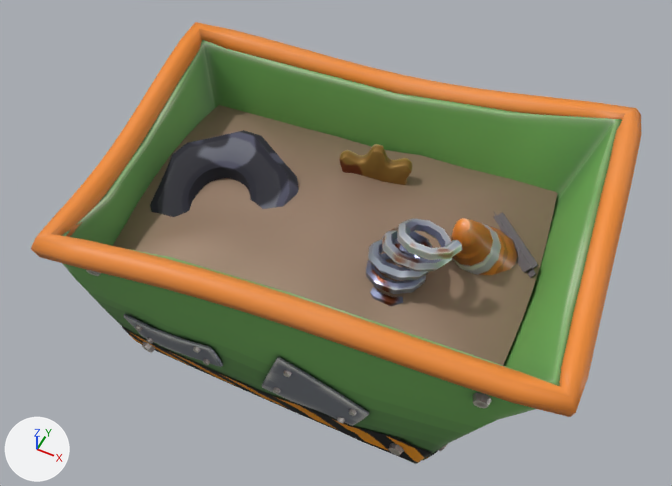
The FBX model art/models/StorageCrate/StorageCrate.fbx: old version first, new version second.
Both versions are drawn from a camera (50 mm lens) standing at (3.77, -7.04, 10.62) and looking at (0.33, -0.17, 2.03). Lighting does not change. The marker at lower left points along +X, +Y and +Z. The older version comes first. Where no turn or scale is listed for an object, it has been applied to the vertices. Vertices at exactly the same position are counted once.

The older version as bpy lines, for what is in view:
```python
me_body = bpy.data.meshes.new('Body')
me_body.from_pydata(...)  # 360 vertices, 346 faces; spans x -2.67..3.55, y -2.33..2.33, z 0.0..3.25
me_body.materials.append(mat_body)  # picture img_body_shaded_png
me_fill = bpy.data.meshes.new('Fill')
me_fill.from_pydata(...)  # 193 vertices, 192 faces; spans x -2.36..2.8, y -1.89..1.89, z 1.97..2.41
me_fill.materials.append(mat_scrap)  # brown #997f6b
me_spring_001 = bpy.data.meshes.new('Spring.001')
me_spring_001.from_pydata(...)  # 306 vertices, 300 faces; spans x -0.361..0.64, y -0.064..1.171, z -0.357..0.357
me_spring_001.materials.append(mat_spring)  # picture img_spring_shaded_png
me_tire_001 = bpy.data.meshes.new('Tire.001')
me_tire_001.from_pydata(...)  # 192 vertices, 192 faces; spans x -0.99..0.99, y -0.22..0.22, z -0.96..0.96
me_tire_001.materials.append(mat_tire)  # picture img_tire_shaded_png
ob_body = bpy.data.objects.new('Body', me_body)
ob_body.location = (0.0, 0.0, 0.0)
ob_fill = bpy.data.objects.new('Fill', me_fill)
ob_fill.location = (0.0, 0.0, 0.0)
ob_spring = bpy.data.objects.new('Spring', me_spring_001)
ob_spring.location = (1.2, -0.6, 2.0)
ob_spring.rotation_euler = (1.361, 0.14, 0.0)  # degrees (78, 8, 0)
ob_tire = bpy.data.objects.new('Tire', me_tire_001)
ob_tire.location = (-1.2, -0.3, 2.18)
ob_tire.rotation_euler = (2.007, -0.175, 0.4)  # degrees (115, -10, 23)
# also in view: 'Plates' at (0.16, -0.02, 1.38); 'Trim' at (0.45, 0.0, 2.99); 'Cone' at (2.08, 0.45, 2.29); 'Bolts' at (0.34, 0.01, 1.63); 'Cog' at (0.33, 0.89, 2.07)
```
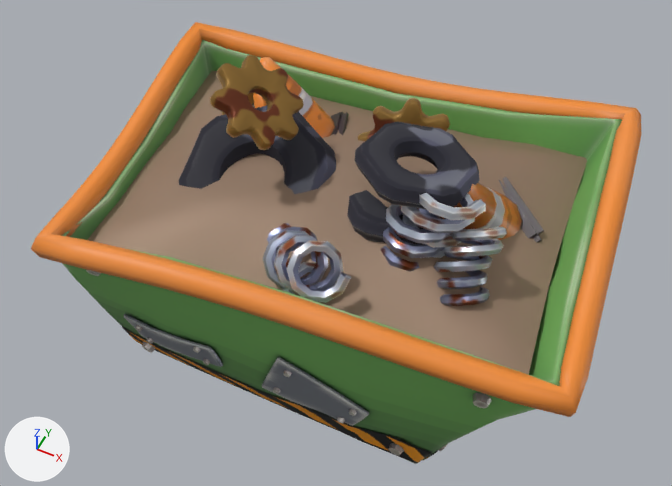
Not visible in the pictures: 'Fill_5_Cone4'.

The change, as a diff of the scene's bpy script:
```diff
--- a/art/models/StorageCrate/StorageCrate.fbx.py
+++ b/art/models/StorageCrate/StorageCrate.fbx.py
@@ me_spring_001 @@
 # used by ob_spring; location = (1.2, -0.6, 2.0); rotation_euler = (1.361, 0.14, 0.0), in degrees (78, 8, 0)
-me_spring_001.from_pydata(...)  # 306 vertices, 300 faces; spans x -0.361..0.64, y -0.064..1.171, z -0.357..0.357
+me_spring_001.from_pydata(...)  # 306 vertices, 300 faces; spans x -0.306..0.782, y -0.317..0.548, z -0.121..1.107
+# me_spring_001 part 1: the whole mesh is multiplied about the mesh origin by the matrix ((0.99, 0.136, 0.029), (0.0, 0.208, -0.978), (-0.139, 0.969, 0.206))
 me_spring_001.materials.append(mat_spring)
@@ me_tire_008 @@
+me_tire_008.from_pydata(...)  # 192 vertices, 192 faces; spans x -0.99..0.99, y -0.22..0.22, z -0.96..0.96
+me_tire_008.materials.append(mat_tire)  # picture img_tire_shaded_png
@@ ob_fill @@
-ob_fill = bpy.data.objects.new('Fill', me_fill)
@@ ob_tire @@
-ob_tire = bpy.data.objects.new('Tire', me_tire_001)
-ob_tire.location = (-1.2, -0.3, 2.18)
-ob_tire.rotation_euler = (2.007, -0.175, 0.4)  # degrees (115, -10, 23)
+ob_tire = bpy.data.objects.new('Tire', me_tire_008)
+ob_tire.location = (1.26, -0.05, 3.64)
+ob_tire.rotation_euler = (1.466, 0.14, 0.262)  # degrees (84, 8, 15)
+ob_tire.scale = (0.7, 0.7, 0.7)
@@ ob_fill_6_cog2 @@
+ob_fill_6_cog2 = bpy.data.objects.new('Fill_6_Cog2', me_cog_008)  # 638 vertices, 636 faces; spans x -0.667..0.524, y -0.194..0.543, z -0.666..0.534; in mat_cog (picture img_cog_shaded_png)
+ob_fill_6_cog2.location = (0.82, 0.76, 2.96)
@@ ob_fill_6_cone8 @@
+ob_fill_6_cone8 = bpy.data.objects.new('Fill_6_Cone8', me_cone_006)  # 93 vertices, 90 faces; spans x -0.784..0.513, y -0.624..0.62, z -0.285..1.083; in mat_cone (picture img_cone_shaded_png)
+ob_fill_6_cone8.location = (-0.43, 0.67, 2.61)
@@ ob_fill_5_spring6 @@
+ob_fill_5_spring6 = bpy.data.objects.new('Fill_5_Spring6', me_spring_005)  # 306 vertices, 300 faces; spans x -0.214..0.992, y -0.75..0.254, z -0.207..0.73; in mat_spring (picture img_spring_shaded_png)
+ob_fill_5_spring6.location = (0.04, -0.95, 2.2)
@@ ob_fill_6_cog11 @@
+ob_fill_6_cog11 = bpy.data.objects.new('Fill_6_Cog11', me_cog_007)  # 638 vertices, 636 faces; spans x -0.59..0.382, y -0.551..0.562, z -0.523..0.229; in mat_cog (picture img_cog_shaded_png)
+ob_fill_6_cog11.location = (-0.5, -0.24, 4.11)
@@ ob_fill_6_cone4 @@
+ob_fill_6_cone4 = bpy.data.objects.new('Fill_6_Cone4', me_cone_005)  # 93 vertices, 90 faces; spans x -0.649..0.617, y -0.635..0.533, z -0.314..1.155; in mat_cone (picture img_cone_shaded_png)
+ob_fill_6_cone4.location = (2.06, 0.5, 2.46)
@@ ob_fill_5_cone8 @@
+ob_fill_5_cone8 = bpy.data.objects.new('Fill_5_Cone8', me_cone_006.copy())
+ob_fill_5_cone8.location = (-0.5, 0.63, 2.13)
@@ ob_fill_6_cog5 @@
+ob_fill_6_cog5 = bpy.data.objects.new('Fill_6_Cog5', me_cog_009)  # 638 vertices, 636 faces; spans x -0.477..0.236, y -0.371..0.518, z -0.528..0.377; in mat_cog (picture img_cog_shaded_png)
+ob_fill_6_cog5.location = (-1.22, 0.84, 2.81)
@@ ob_fill_6_tire1 @@
+ob_fill_6_tire1 = bpy.data.objects.new('Fill_6_Tire1', me_tire_007)  # 192 vertices, 192 faces; spans x -0.93..0.93, y -0.88..0.88, z -0.55..0.55; in mat_tire (picture img_tire_shaded_png)
+ob_fill_6_tire1.location = (-0.65, -0.34, 2.86)
@@ ob_fill_5_cone4 @@
+ob_fill_5_cone4 = bpy.data.objects.new('Fill_5_Cone4', me_cone_005.copy())
+ob_fill_5_cone4.location = (1.86, 0.47, 2.08)
@@ ob_fill_6_spring9 @@
+ob_fill_6_spring9 = bpy.data.objects.new('Fill_6_Spring9', me_spring_008)  # 306 vertices, 300 faces; spans x -0.385..0.283, y -0.153..0.715, z -0.178..0.905; in mat_spring (picture img_spring_shaded_png)
+ob_fill_6_spring9.location = (2.17, -0.93, 2.63)
@@ ob_fill_6_tire7 @@
+ob_fill_6_tire7 = bpy.data.objects.new('Fill_6_Tire7', me_tire_009)  # 192 vertices, 192 faces; spans x -0.79..0.79, y -0.73..0.73, z -0.34..0.34; in mat_tire (picture img_tire_shaded_png)
+ob_fill_6_tire7.location = (1.16, 0.0, 2.84)
@@ ob_fill_6_spring3 @@
+ob_fill_6_spring3 = bpy.data.objects.new('Fill_6_Spring3', me_spring_006)  # 306 vertices, 300 faces; spans x -0.306..0.782, y -0.317..0.548, z -0.121..1.107; in mat_spring (picture img_spring_shaded_png)
+ob_fill_6_spring3.location = (1.38, -0.59, 2.7)
@@ ob_fill_5_spring3 @@
+ob_fill_5_spring3 = bpy.data.objects.new('Fill_5_Spring3', me_spring_006.copy())
+ob_fill_5_spring3.location = (1.22, -0.55, 2.16)
@@ ob_fill_6 @@
+ob_fill_6 = bpy.data.objects.new('Fill_6', me_fill_6)  # 193 vertices, 192 faces; spans x -2.42..3.15, y -2.07..2.07, z 2.55..3.09; in mat_scrap (brown #997f6b)
+ob_fill_6.location = (0.0, 0.0, 0.0)
```

Location of each change, [x1, y1, x2, y2] in pixels of the pictures (672 x 486 px; the box of a moved part takes in the faces that stretch with it):
'Fill_6', added (brown): after [88, 71, 587, 374]
'Fill', deleted (brown): before [113, 105, 557, 365]
'Tire', reshaped, moved, turned, rescaled: before [150, 130, 299, 217]; after [355, 122, 480, 210]
'Fill_6_Tire1', added: after [178, 105, 336, 194]
'Fill_6_Cog11', added (brown): after [210, 55, 304, 150]
'Fill_6_Spring3', added: after [380, 193, 486, 272]
'Fill_6_Spring9', added: after [434, 227, 507, 306]
'Fill_6_Cone4', added: after [454, 177, 544, 243]
'Fill_6_Tire7', added: after [347, 190, 443, 245]
'Fill_6_Cone8', added (brown): after [260, 57, 349, 138]
'Fill_6_Cog2', added (brown): after [358, 98, 450, 141]
'Fill_5_Spring3', added: after [402, 214, 464, 258]
'Fill_5_Spring6', added (mostly hidden): after [283, 258, 316, 294]
'Fill_5_Cone8', added (mostly hidden): after [253, 93, 264, 108]
'Fill_6_Cog5', added (mostly hidden): after [222, 93, 254, 115]
part 1 of me_spring_001, moved or reshaped (not visible afterwards): before [366, 219, 462, 307]
part 2 of me_tire_001, moved or reshaped (not visible afterwards): before [150, 130, 299, 217]
'Cone', unchanged, covered by the edit: before [451, 211, 539, 278]
'Cog', unchanged, covered by the edit: before [339, 144, 412, 185]
